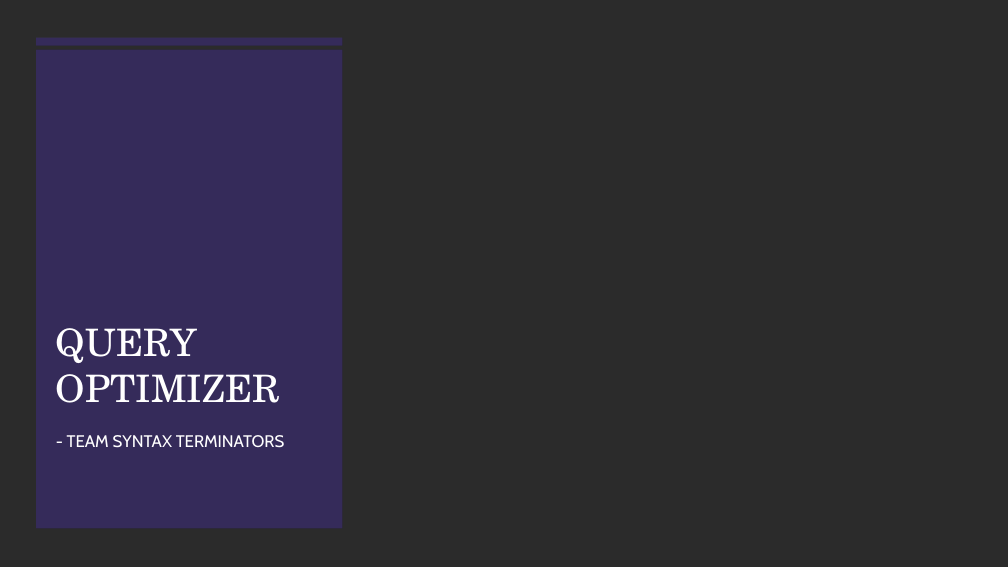
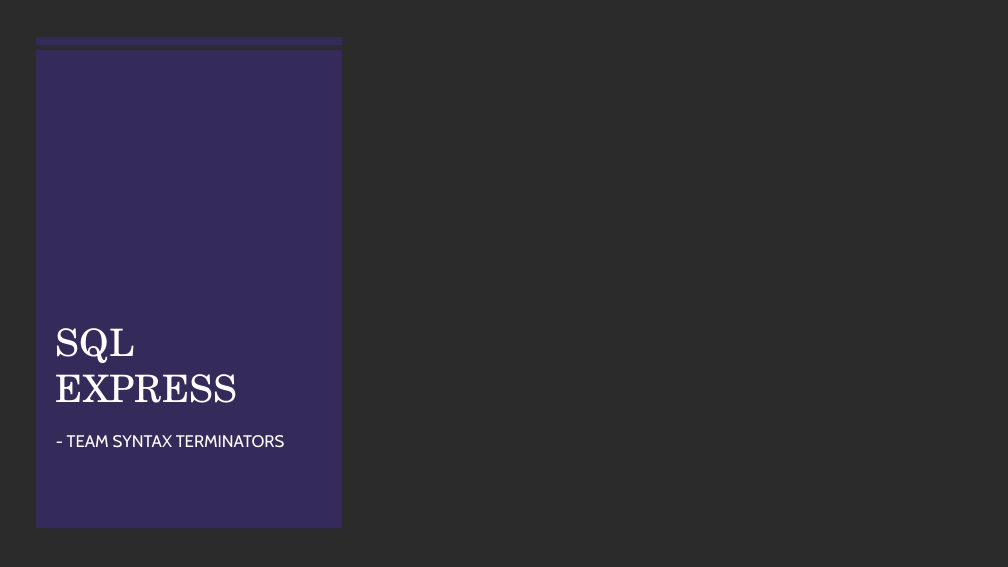
Before and after one commit to athiban94/Query-Optimizer, a slide deck: slide 1 of PPT-Presentation.pptx. Drawn at 1008x567 pixels with LibreOffice and Linux fonts; fonts in the diff are those of the drawing; background and template pictures are left out; a plain dark background stands for a picture behind light text. Boxes give left, top, right and bottom in pixels: in the first picture for what was removed or moved away, otherwise in the second. Text is boxed around its words. In the diff, an @@ line names an element or a change of style, - is before the commit and + after.

```diff
--- a/PPT-Presentation.pptx
+++ b/PPT-Presentation.pptx
@@ title at (56, 328, 237, 403): text changed @@
-QUERY OPTIMIZER
+SQL
+EXPRESS
```
Also in this commit, not shown: 1 other slide changed, 2 other files.
